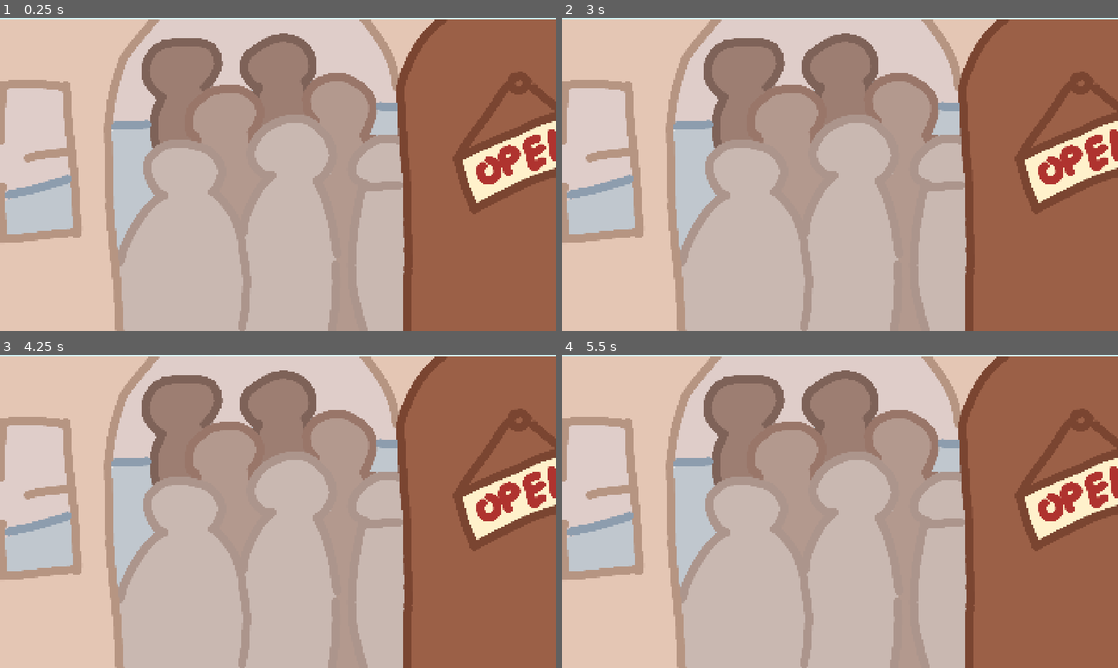
Above: before the commit, frames 1-4 (two rows, left to right).
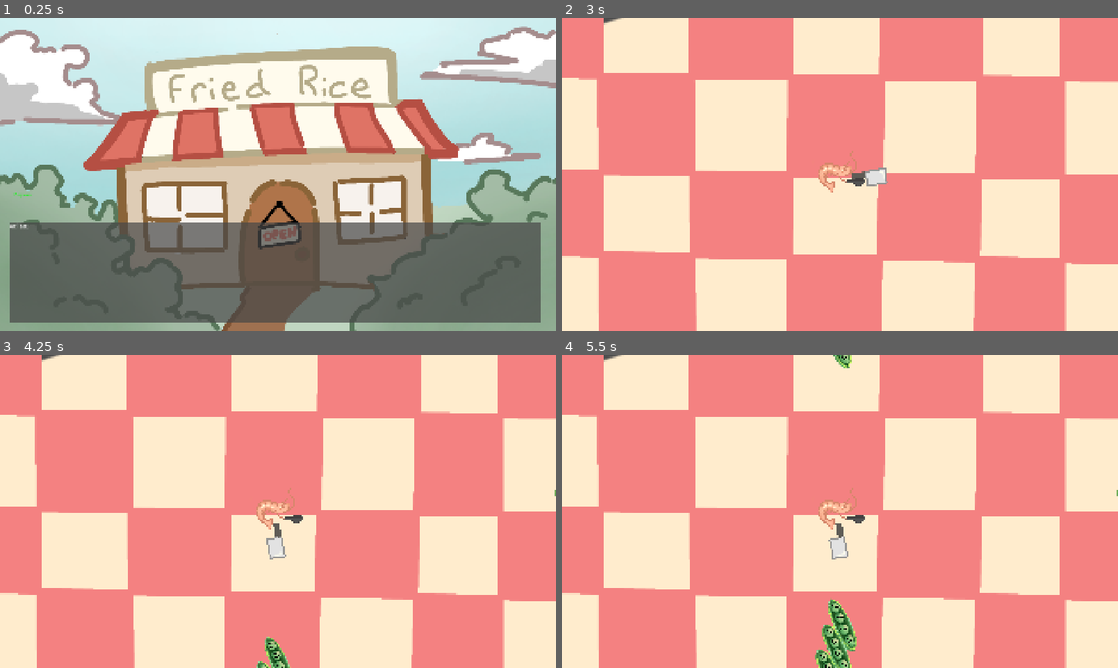
Above: after the commit, the same moments.

Repository: gbtsui/shrimp-fried-rice
Game: Godot game, scene res://VN.tscn
Same seed, same stepped clock (60 frames per second), same inputs: the game is played once before the commit and once after it.
Inputs:
- Up to frame 1 (0.25 s): no input
- Up to frame 2 (3 s): tap Enter (ui_accept) at 0.5, 0.6, 0.77, 1.07, 1.25, 1.35, 1.52, 1.82, 2, 2.1, 2.75, 2.85 s
- Up to frame 3 (4.25 s): tap Enter (ui_accept) at 3.02, 3.32, 3.5, 3.6, 3.77, 4.07 s
- Up to frame 4 (5.5 s): tap Enter (ui_accept) at 4.35, 4.52, 4.82, 5.1 s

The runs differ from the first frame. In frame 1, 97% of the frame differs, in the area x 0-100%, y 0-100%; in frame 2, 99%; in frame 3, 99%; in frame 4, 99%.

Commit message:
this is a sin against the Lord Himself, never allow me to cook ever again

Diff:
--- a/VN.tscn
+++ b/VN.tscn
@@ -1,11 +1,14 @@
-[gd_scene load_steps=6 format=3 uid="uid://dj6ew4rarwj2p"]
+[gd_scene load_steps=6 format=3 uid="uid://c0l0p87fxxkd"]
 
-[ext_resource type="Script" uid="uid://6yq3x6vcp76" path="res://node_2d.gd" id="1_55via"]
+[ext_resource type="Script" path="res://node_2d.gd" id="1_55via"]
 [ext_resource type="Texture2D" uid="uid://tjt3myuks0yy" path="res://Ricehut.png" id="2_5uqbi"]
 [ext_resource type="Texture2D" uid="uid://pkjwflhqhbgs" path="res://Insidethericehut.png" id="3_m2rfp"]
 
+[sub_resource type="StyleBoxFlat" id="StyleBoxFlat_5uqbi"]
+bg_color = Color(0.726312, 0.732957, 0.751171, 1)
+
 [sub_resource type="StyleBoxFlat" id="StyleBoxFlat_m2rfp"]
-bg_color = Color(0.27752772, 0.27752775, 0.27752757, 0.7137255)
+bg_color = Color(0.277528, 0.277528, 0.277528, 0.713726)
 corner_radius_top_left = 80
 corner_radius_top_right = 80
 corner_radius_bottom_right = 80
@@ -15,19 +18,33 @@
 expand_margin_right = 90.0
 expand_margin_bottom = 40.0
 
-[sub_resource type="StyleBoxFlat" id="StyleBoxFlat_5uqbi"]
-bg_color = Color(0.7263122, 0.7329569, 0.7511705, 1)
-
-[node name="Node2D" type="Node2D"]
+[node name="Node2D" type="Control"]
+layout_mode = 3
+anchors_preset = 15
+anchor_right = 1.0
+anchor_bottom = 1.0
+grow_horizontal = 2
+grow_vertical = 2
 script = ExtResource("1_55via")
 
 [node name="Ricehut" type="TextureRect" parent="."]
-offset_left = -5.0
-offset_top = 1.0
-offset_right = 1932.0
-offset_bottom = 1074.0
+layout_mode = 1
+anchors_preset = 15
+anchor_right = 1.0
+anchor_bottom = 1.0
+grow_horizontal = 2
+grow_vertical = 2
 texture = ExtResource("2_5uqbi")
 expand_mode = 1
+
+[node name="intothericehut" type="TextureRect" parent="."]
+visible = false
+custom_minimum_size = Vector2(1080, 700)
+offset_left = -1.0
+offset_top = 4.0
+offset_right = 1941.0
+offset_bottom = 1084.0
+texture = ExtResource("3_m2rfp")
 
 [node name="Label" type="Label" parent="."]
 offset_left = 49.0
@@ -41,16 +58,7 @@
 offset_right = 1864.0
 offset_bottom = 1047.0
 theme_override_font_sizes/normal_font_size = 20
+theme_override_styles/focus = SubResource("StyleBoxFlat_5uqbi")
 theme_override_styles/normal = SubResource("StyleBoxFlat_m2rfp")
-theme_override_styles/focus = SubResource("StyleBoxFlat_5uqbi")
-
-[node name="intothericehut" type="TextureRect" parent="."]
-visible = false
-custom_minimum_size = Vector2(1080, 700)
-offset_left = -1.0
-offset_top = 4.0
-offset_right = 1941.0
-offset_bottom = 1084.0
-texture = ExtResource("3_m2rfp")
 
 [node name="CanvasLayer" type="CanvasLayer" parent="."]
--- a/node_2d.gd
+++ b/node_2d.gd
@@ -1,74 +1,76 @@
 extends Node
 
-var s := Scripted.new()
-var shrimp : VNChar
-var loanshark : VNChar
-var placeholder: VNChar
-@onready var author = $Label
-@onready var ricehut = $Ricehut
-@onready var inside = $intothericehut
-@onready var text = $RichTextLabel
+@export var next_scene_path: String = "res://world.tscn"
 
+@onready var author: Label = $Label
+@onready var ricehut: Node = $Ricehut
+@onready var inside: Node = $intothericehut
+@onready var text: RichTextLabel = $RichTextLabel
 
-
-func _init() -> void:
-	s.from = self
-	shrimp = s.character().name("Molton").color(Color.GREEN)
-	loanshark = s.character().name("Loan Shark").color(Color.AQUA)
-
-func _on_name(response : String) -> void:
-	s.layer_init()
-	s.alert("Hello, %s!" % response)
-	s.layer_start()
-	return
-
-
-func _on_no() -> void:
-	s.layer_init()
-	shrimp.says("Sorry! :(")
-	s.layer_start()
-	s.resume()
+var dialogue: Array = []
+var dialogue_index: int = 0
+var dialogue_active: bool = false
 
 func _ready() -> void:
+	setup_dialogue()
+	start_dialogue()
 
-	onstart()
+func _process(_delta: float) -> void:
+	if dialogue_active and Input.is_action_just_pressed("ui_accept"):
+		next_line()
 
+# ---------------------------------------
+# Dialogue Setup
+# ---------------------------------------
 
-func _process(delta: float) -> void:
-	if Input.is_action_just_pressed("ui_accept"):
-		s.confirm.emit()	#Skip Dialogs
+func setup_dialogue() -> void:
+	dialogue = [
+		{ "speaker": "Dayvon", "color": Color.GREEN, "text": "At last." },
+		{ "speaker": "", "color": Color.WHITE, "text": "Standing in front of the modest but gleaming newly constructed restaurant, Dayvon’s eyes glimmer with the anticipation of fulfillment to come." },
+		{ "speaker": "", "color": Color.WHITE, "text": "Years of saving, hard work and a few high-interest loans taken out from the local Blahaj Shack, and the first step towards living his dream was taken – a beautiful kitchen stands before him, ready for countless servings of fried rice to be cooked up and served." },
+		{ "speaker": "", "color": Color.WHITE, "text": "Sacks of freshly grown vegetables and rice, only of the highest quality from the local farmer’s market, ship into the kitchen’s pantry as Dayvon prepares to open shop." },
+		{ "speaker": "", "color": Color.WHITE, "text": "And as the door opens, the small dining area floods with patrons, all there for one simple dish – egg fried rice." },
+		{ "speaker": "", "color": Color.WHITE, "text": "Preparing the wok, the chef turns to the pantry to start chopping up ingredients for his hungry customers." },
+		{ "speaker": "", "color": Color.WHITE, "text": "And yet the scallions begin moving with a will of their own." },
+		{ "speaker": "", "color": Color.WHITE, "text": "The bags of frozen peas spill onto the ground, the legumes rising up in defiance against he who was about to throw their cold bodies into the fiery hot pan." },
+		{ "speaker": "", "color": Color.WHITE, "text": "The carrots fling themselves at the chef in defense of their multicolored brothers." },
+		{ "speaker": "", "color": Color.WHITE, "text": "Even the grains of rice form blockades, trying to halt the advance of their incoming doom." },
+		{ "speaker": "", "color": Color.WHITE, "text": "Yet the customers must be served. They must eat that Dayvon might receive coin that he might repay his debts." },
+		{ "speaker": "", "color": Color.WHITE, "text": "He won’t let the sharks eat him." }
+	]
 
-	text.text = s.text_output
-	text.modulate.a = s.opacity_output
-	text.visible_ratio = s.vrat_output
-
-	author.text = s.get_character().attr_name if s.get_character() != null else ""
-	author.modulate = s.get_character().attr_color if s.get_character() != null else Color.WHITE
-	author.modulate.a = s.opacity_output
-
-func sequence2 () -> void:
-	s.says("The bustling restaurant is an immediate success, with customers lining up out the door for a taste of Dayvon's cooking. Despite the chaos in the kitchen, the chef is, at least from the outside, managing operations and cuisine perfectly.")
-	s.says("Business as usual outside. A few loaners have dropped in, interested in a bit more than the looming payments. Seeing his debtors, Dayvon hurries out of the kitchen, knife sheathed in the back of his apron.")
-	shrimp.says("Good afternoon, gentlemen. Might I assist you with anything?")
-	loanshark.says("gwan bruh heard your cooking lwk fire")
-
-func sequence3 () -> void:
-	s.says("")
-
-
-func onstart() -> void:
+func start_dialogue() -> void:
 	ricehut.visible = true
 	inside.visible = false
-	shrimp.says("Finally… I did it…")
-	s.says("Standing in front of the modest but gleaming newly constructed restaurant, Dayvon's eyes glimmer with the anticipation of fulfillment to come.")
-	s.says("Years of saving, hard work and a few high-interest loans taken out from the local Blahaj Shack, and the first step towards living his dream was taken – a beautiful kitchen stands before him, ready for countless servings of fried rice to be cooked up and served.")
-	s.says("Sacks of freshly grown vegetables and rice, only of the highest quality from the local farmer's market, ship into the kitchen's pantry as Dayvon prepares to open shop.")
-	s.says("egg fried rice")
-	inside.visible = true
-	s.says("And as the door opens, the small dining area floods with patrons, all there for one simple dish")
-	s.says("Preparing the wok, the chef turns to the pantry to start chopping up ingredients for his hungry customers.")
-	s.says("And yet the scallions begin moving with a will of their own. The bags of frozen peas spill onto the ground, the legumes rising up in defiance against he who was about to throw their cold bodies into the firey hot pan.")
-	s.says("The carrots fling themselves at the chef in defense of their multicolored brothers. Even the grains of rice form blockades, trying to halt the advance of their incoming doom.")
-	s.says("Yet the customers must be served. They must eat that Dayvon might receive coin that he might repay his debts.")
-	s.says("He won't let the sharks eat him.")
-	s.start()
+	dialogue_index = 0
+	dialogue_active = true
+	show_line()
+
+func next_line() -> void:
+	dialogue_index += 1
+
+	if dialogue_index >= dialogue.size():
+		dialogue_active = false
+		on_dialogue_finished()
+		return
+
+	show_line()
+
+func show_line() -> void:
+	var line = dialogue[dialogue_index]
+
+	text.text = line["text"]
+
+	if line["speaker"] != "":
+		author.text = line["speaker"]
+		author.modulate = line["color"]
+	else:
+		author.text = ""
+
+func on_dialogue_finished() -> void:
+	switch_to_scene(next_scene_path)
+
+func switch_to_scene(path: String) -> void:
+	get_tree().change_scene_to_file(path)
+
+#dokivn decided to be unhelpful so :brokenheart:
--- a/project.godot
+++ b/project.godot
@@ -11,8 +11,8 @@
 [application]
 
 config/name="Shrimp Fried Rice"
-run/main_scene="uid://dj6ew4rarwj2p"
-config/features=PackedStringArray("4.5", "Forward Plus")
+run/main_scene="res://VN.tscn"
+config/features=PackedStringArray("4.3", "Forward Plus")
 config/icon="res://icon.svg"
 
 [display]
--- a/world.tscn
+++ b/world.tscn
@@ -1,17 +1,18 @@
-[ext_resource type="Script" uid="uid://csgvsn06hnyec" path="res://scripts/inputlogger.gd" id="1_t0gu0"]
-[ext_resource type="Script" uid="uid://dgp7gmsjuwjgq" path="res://scripts/player.gd" id="2_2mmbc"]
+[gd_scene load_steps=22 format=3 uid="uid://blea2gg8sfq77"]
+
+[ext_resource type="Texture2D" uid="uid://hm1jhjredype" path="res://assets/background .png" id="1_r167m"]
+[ext_resource type="Script" path="res://scripts/player.gd" id="2_2mmbc"]
 [ext_resource type="PackedScene" uid="uid://ye8thihf6typ" path="res://scenes/flashyflash.tscn" id="3_7jt8k"]
-[ext_resource type="Script" uid="uid://hw45n0ewaa5" path="res://scripts/flashyflash_but_canvaslayer.gd" id="3_fvtr4"]
-[ext_resource type="Texture2D" uid="uid://cpinsbuv0vugo" path="res://icon.svg" id="3_jadky"]
-[ext_resource type="Script" uid="uid://vsfscbcl6ncj" path="res://enemy.gd" id="4_4pnwx"]
-[ext_resource type="Script" uid="uid://2du0qj2d2h3y" path="res://scripts/health_manager.gd" id="5_3hgnr"]
+[ext_resource type="Script" path="res://scripts/flashyflash_but_canvaslayer.gd" id="3_fvtr4"]
+[ext_resource type="Script" path="res://scripts/health_manager.gd" id="5_3hgnr"]
 [ext_resource type="Texture2D" uid="uid://b6tsyxpy8arvr" path="res://assets/Dayvon Daprawn Bennett.png" id="5_4fdh7"]
-[ext_resource type="Script" uid="uid://bg61vhwk20n6w" path="res://scripts/death_manager.gd" id="6_jsb6b"]
-[ext_resource type="Script" uid="uid://d4ijmmmiaqg4j" path="res://player_state_manager.gd" id="7_gawbx"]
-[ext_resource type="Script" uid="uid://74q4y3ptuv8k" path="res://scripts/pocket_msg_manager.gd" id="9_3x0cf"]
-[ext_resource type="Script" uid="uid://b5nscsx0eefd3" path="res://scripts/hurtbox.gd" id="9_td4gv"]
-[ext_resource type="Script" uid="uid://dpb2a6oa1lo0w" path="res://scripts/kill_manager.gd" id="12_skmim"]
-[ext_resource type="Script" uid="uid://dwoiuk1p1tf7x" path="res://texture_progress_bar.gd" id="14_70uel"]
+[ext_resource type="Texture2D" uid="uid://behkc6y0k8yo6" path="res://assets/got a glock wit a ruler clip.png" id="5_j4o6i"]
+[ext_resource type="Script" path="res://scripts/death_manager.gd" id="6_jsb6b"]
+[ext_resource type="Script" path="res://player_state_manager.gd" id="7_gawbx"]
+[ext_resource type="Script" path="res://scripts/pocket_msg_manager.gd" id="9_3x0cf"]
+[ext_resource type="Script" path="res://scripts/kill_manager.gd" id="12_skmim"]
+[ext_resource type="Script" path="res://scripts/wave_manager.gd" id="13_o54qq"]
+[ext_resource type="Script" path="res://scripts/timekeeper.gd" id="14_8x3vt"]
 
 [sub_resource type="ParticleProcessMaterial" id="ParticleProcessMaterial_xtgva"]
 particle_flag_disable_z = true
@@ -42,7 +43,6 @@
 tracks/0/imported = false
 tracks/0/enabled = true
 tracks/0/path = NodePath("KnifePivot/Knife:rotation")
-
 tracks/0/interp = 1
 tracks/0/loop_wrap = true
 tracks/0/keys = {
@@ -90,98 +90,18 @@
 "transitions": PackedFloat32Array(1, 1, 1),
 "update": 1,
 "values": [true, false, true]
-
+}
 
 [sub_resource type="Animation" id="Animation_clai4"]
 resource_name = "death"
 length = 0.1
 loop_mode = 1
-tracks/0/type = "value"
-tracks/0/imported = false
-tracks/0/enabled = true
-tracks/0/path = NodePath("CanvasLayer/Sprite2D:position")
-tracks/0/interp = 1
-tracks/0/loop_wrap = true
-tracks/0/keys = {
-"times": PackedFloat32Array(0, 0.1),
-"transitions": PackedFloat32Array(1, 1),
-"update": 0,
-"values": [Vector2(0, 0), Vector2(5, 0)]
-}
 
 [sub_resource type="AnimationLibrary" id="AnimationLibrary_8a5nn"]
 _data = {
-&"RESET": SubResource("Animation_bntka"),
-&"death": SubResource("Animation_clai4")
-}
-
-[sub_resource type="CircleShape2D" id="CircleShape2D_pbrkd"]
-radius = 62.0081
-
-[sub_resource type="CircleShape2D" id="CircleShape2D_j6v5k"]
-radius = 91.0494
-
-[sub_resource type="CircleShape2D" id="CircleShape2D_mhdw2"]
-radius = 112.285
-
-[sub_resource type="Animation" id="Animation_mlxo2"]
-length = 0.001
-tracks/0/type = "value"
-tracks/0/imported = false
-tracks/0/enabled = true
-tracks/0/path = NodePath("Sprite2D:scale")
-tracks/0/interp = 1
-tracks/0/loop_wrap = true
-tracks/0/keys = {
-"times": PackedFloat32Array(0),
-"transitions": PackedFloat32Array(1),
-"update": 0,
-"values": [Vector2(1, 1)]
-}
-tracks/1/type = "value"
-tracks/1/imported = false
-tracks/1/enabled = true
-tracks/1/path = NodePath("Hurtbox/CollisionShape2D:disabled")
-tracks/1/interp = 1
-tracks/1/loop_wrap = true
-tracks/1/keys = {
-"times": PackedFloat32Array(0),
-"transitions": PackedFloat32Array(1),
-"update": 1,
-"values": [false]
-}
-
-[sub_resource type="Animation" id="Animation_knkjv"]
-resource_name = "attack"
-tracks/0/type = "value"
-tracks/0/imported = false
-tracks/0/enabled = true
-tracks/0/path = NodePath("Sprite2D:scale")
-tracks/0/interp = 1
-tracks/0/loop_wrap = true
-tracks/0/keys = {
-"times": PackedFloat32Array(0, 0.166667, 1),
-"transitions": PackedFloat32Array(1, 1, 1),
-"update": 0,
-"values": [Vector2(1, 1), Vector2(1.3, 1.3), Vector2(1, 1)]
-}
-tracks/1/type = "value"
-tracks/1/imported = false
-tracks/1/enabled = true
-tracks/1/path = NodePath("Hurtbox/CollisionShape2D:disabled")
-tracks/1/interp = 1
-tracks/1/loop_wrap = true
-tracks/1/keys = {
-"times": PackedFloat32Array(0, 0.166667, 0.233333),
-"transitions": PackedFloat32Array(1, 1, 1),
-"update": 1,
-"values": [false, true, false]
-}
-
-[sub_resource type="AnimationLibrary" id="AnimationLibrary_652cq"]
-_data = {
-&"RESET": SubResource("Animation_mlxo2"),
-&"attack": SubResource("Animation_knkjv")
+"RESET": SubResource("Animation_bntka"),
+"attack": SubResource("Animation_ydrjf"),
+"death": SubResource("Animation_clai4")
 }
 
 [sub_resource type="WorldBoundaryShape2D" id="WorldBoundaryShape2D_uli3x"]
@@ -248,7 +168,7 @@
 
 [node name="AnimationPlayer" type="AnimationPlayer" parent="Player"]
 libraries = {
-&"": SubResource("AnimationLibrary_8a5nn")
+"": SubResource("AnimationLibrary_8a5nn")
 }
 
 [node name="PocketMSGManager" type="Node2D" parent="Player"]
@@ -256,9 +176,6 @@
 
 [node name="KillManager" type="Node" parent="."]
 script = ExtResource("12_skmim")
-
-[node name="Enemy" parent="." instance=ExtResource("12_pncpm")]
-position = Vector2(474, -19)
 
 [node name="WaveManager" type="Node" parent="."]
 script = ExtResource("13_o54qq")
Not shown: 1 places in node_2d.tscn that only renumber resources
Not shown: 1 places in world.tscn that only renumber resources
